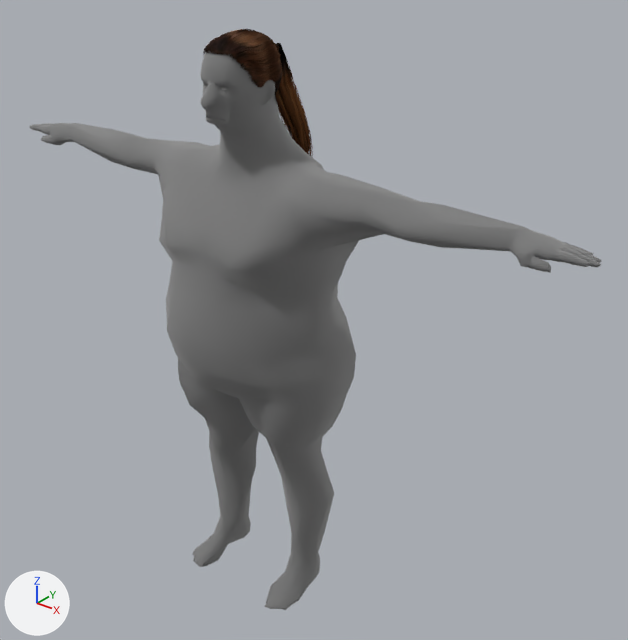
Renders of the Blender file Blender/Models/Characters/Dooker.blend from each side of a commit.
Rendered twice from a 50 mm camera at (1.441, -1.555, 1.841) aimed at (0.108, 0.112, 0.808). Lighting does not change. The marker at lower left points along +X, +Y and +Z.

Objects in the first picture: 'Dooker_Body', 'Dooker_Hair'.
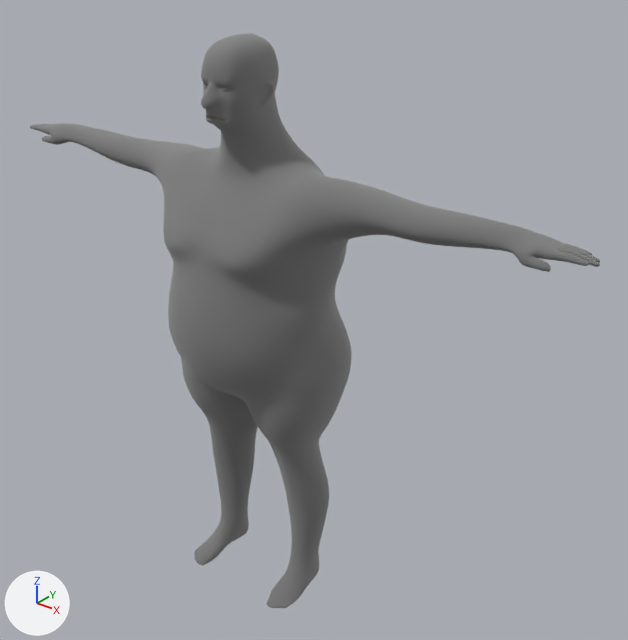
Boxes (x1, y1, x2, y2) around the edits, measured in the pictures (628 x 640 px):
'Dooker_Body', modifiers changed: before (29, 52, 602, 610); after (30, 33, 600, 608)
'Dooker_Hair', hidden: before (203, 29, 313, 158)

Patch to the scene script:
```diff
--- a/Blender/Models/Characters/Dooker.blend.py
+++ b/Blender/Models/Characters/Dooker.blend.py
@@ ob_dooker_body @@
 ob_dooker_body.scale = (0.1, 0.1, 0.1)
+_m = ob_dooker_body.modifiers.new('Subdivision', 'SUBSURF')
@@ ob_dooker_hair @@
 ob_dooker_hair.scale = (0.1, 0.1, 0.1)
+ob_dooker_hair.hide_set(True)
```
